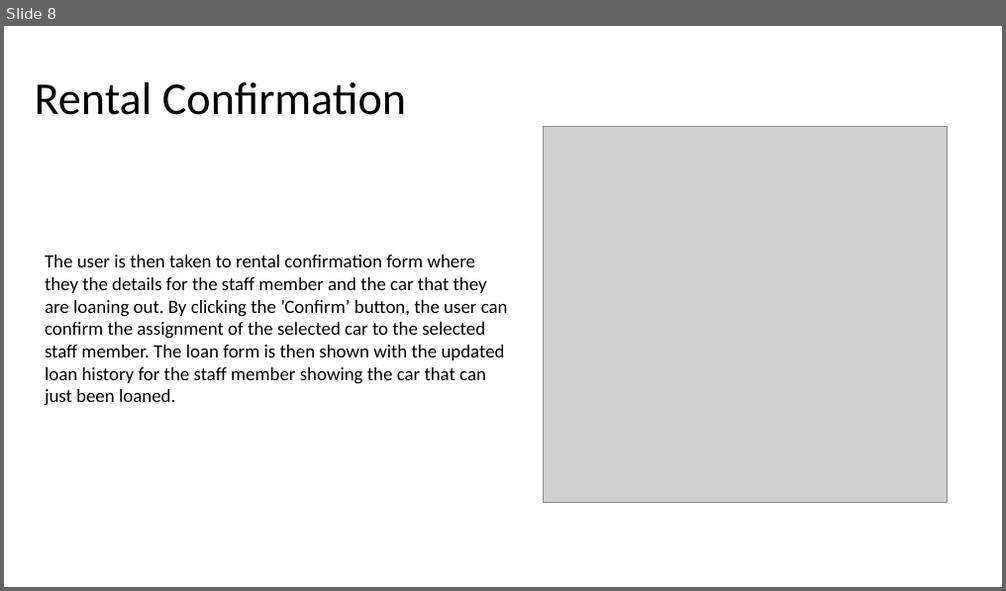
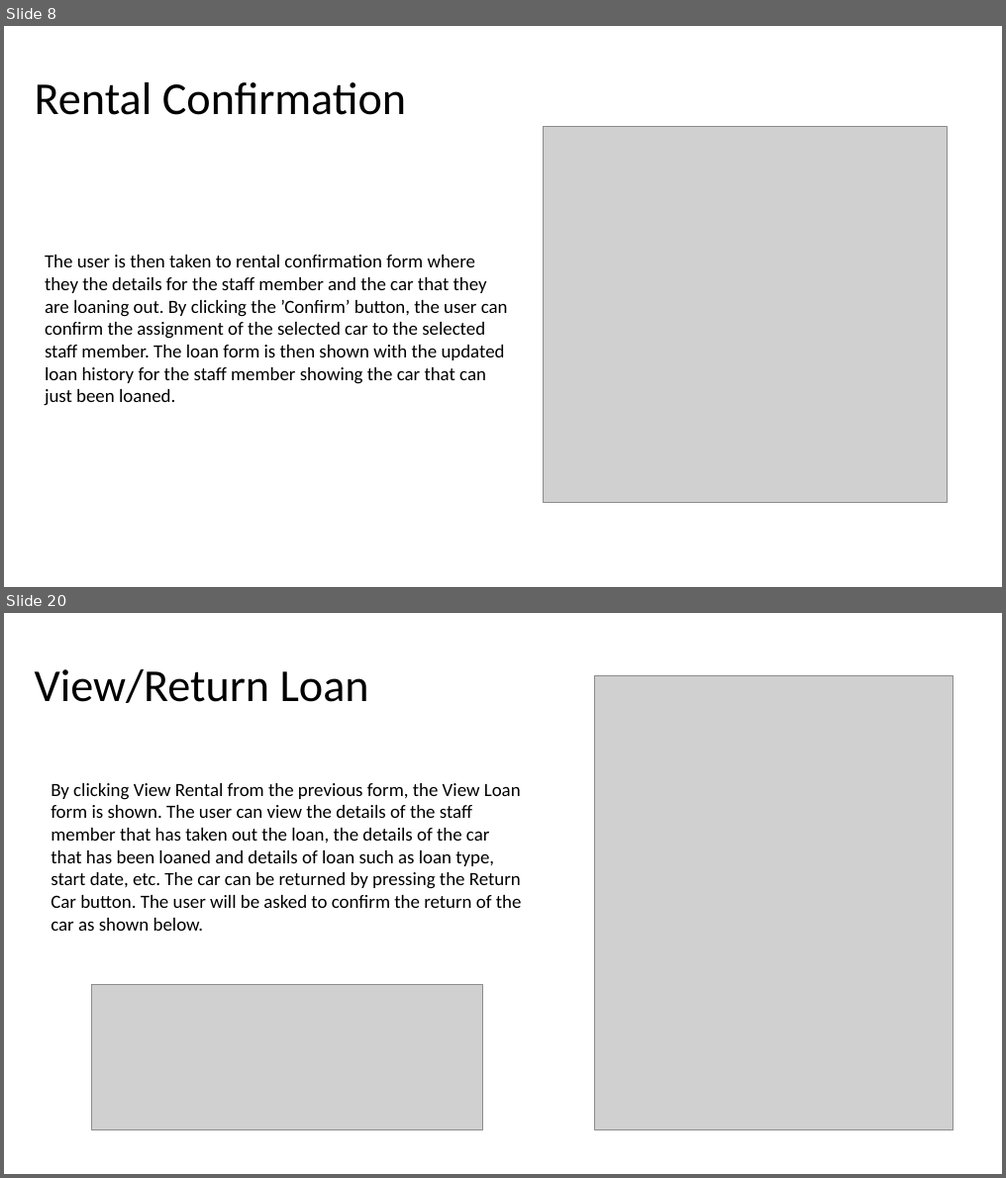
Before and after one commit to DanDecrypted/UniSystems, a slide deck: Walkthrough.pptx. Shown one above the other, each under a label of ours: slide 8 before the commit, slides 8 and 20 after it; the slides between them are not shown. The pictures are 1006x591 and 1006x1178 pixels, drawn with LibreOffice and Linux fonts; fonts in the diff are those of the drawing; grey boxes stand for pictures. Boxes give left, top, right and bottom in pixels: in the first picture for what was removed or moved away, otherwise in the second. Text is boxed around its words. In the diff, an @@ line names an element or a change of style, - is before the commit and + after.

```diff
--- a/Walkthrough.pptx
+++ b/Walkthrough.pptx
@@ slide 20 added at [4, 613, 1002, 1174], background #FFFFFF @@
@@ text added at [35, 669, 369, 703], 44 pt, text #000000 @@
+View/Return Loan
@@ picture added at [595, 675, 953, 1130] @@
@@ text added at [51, 783, 522, 931], 18 pt, text #000000 @@
+By clicking View Rental from the previous form, the View Loan form is shown. The user can view the details of the staff member that has taken out the loan, the details of the car that has been loaned and details of loan such as loan type, start date, etc. The car can be returned by pressing the Return Car button. The user will be asked to confirm the return of the car as shown below.
@@ picture added at [91, 985, 482, 1131] @@
```
Also in this commit, not shown: 2 slides changed, 10 other slides added, 4 other files.
